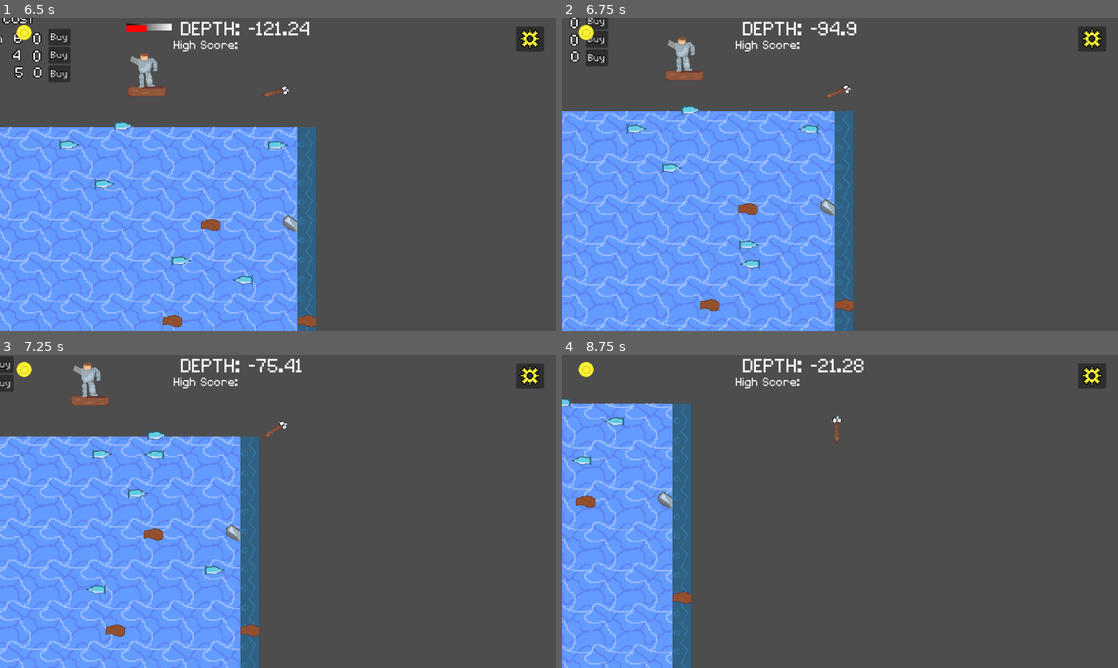
Above: before the commit, frames 1-4 (two rows, left to right).
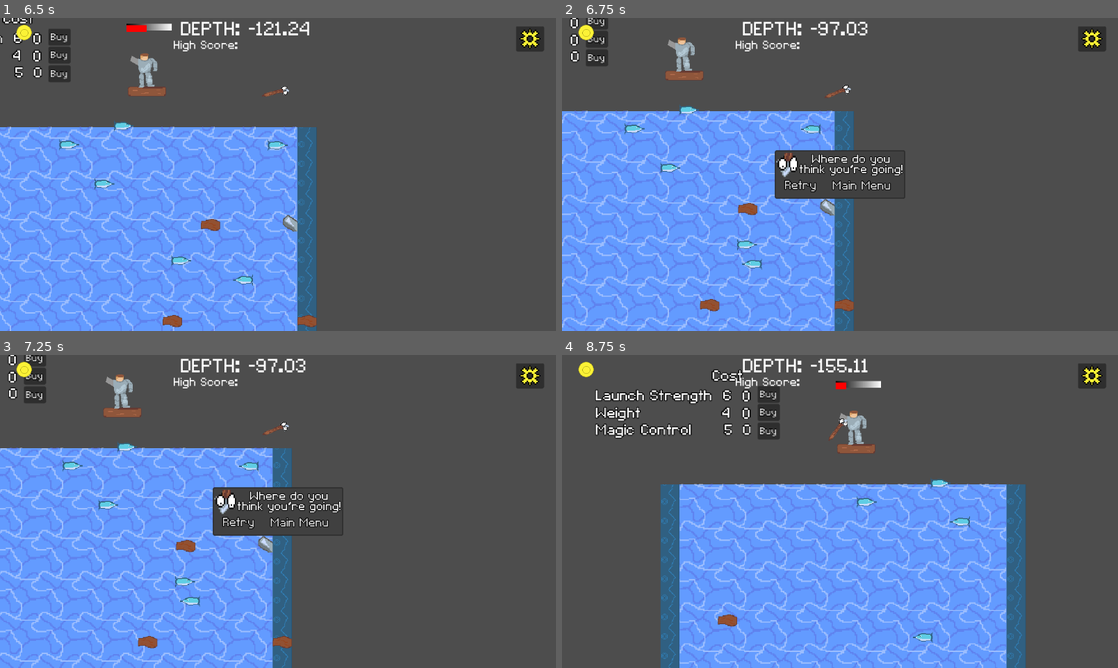
Above: after the commit, the same moments.

Repository: RylanSanders/LudumDare57
Game: Godot game, scene res://UI/MainMenu.tscn
Same seed, same stepped clock (60 frames per second), same inputs: the game is played once before the commit and once after it.
Inputs (mouse positions are in pixels of both pictures, inside the frame that each line leads up to):
- Up to frame 1 (6.5 s): click "Play Game" at 0.5 s; hold D (right) 1.28-2.03 s; tap Space (launch) every 0.75 s from 1.35 to 5.85 s; hold A (left) 2.03-2.78 s; hold D (right) 2.78-4.28 s; hold A (left) from 4.28 s (still down)
- Up to frame 2 (6.75 s): release A (left) at 6.53 s; hold D (right) from 6.53 s (still down); tap Space (launch) at 6.6 s
- Up to frame 3 (7.25 s): keep holding D (right)
- Up to frame 4 (8.75 s): release D (right) at 7.25 s; click (801, 524) at 7.25 s, where only the run after the commit has a clickable "Retry"; hold D (right) from 8.03 s (still down); tap Space (launch) at 8.1 s

Frame 1 is identical in both runs. In frame 2, 3.1% of the frame differs, in the area x 11-62%, y 1-81%; in frame 3, 18%; in frame 4, 57%, in the area x 0-84%, y 1-100%.

Commit message:
Last Minute Bug fix

Diff:
--- a/Main.tscn
+++ b/Main.tscn
@@ -6,6 +6,7 @@
 [ext_resource type="Script" uid="uid://g83xcn768ybc" path="res://map_controller.gd" id="2_fos0i"]
 [ext_resource type="Texture2D" uid="uid://cbq6qsjvf7wcr" path="res://RoughSpear.png" id="2_r0du0"]
 [ext_resource type="PackedScene" uid="uid://0m04bnj6k8lb" path="res://UI/DeathMenu.tscn" id="2_trn2v"]
+[ext_resource type="PackedScene" uid="uid://c1du07q4k75us" path="res://UI/OutOfBoundsDeathMenu.tscn" id="3_3b0ty"]
 [ext_resource type="PackedScene" uid="uid://dejtk5e1g0laj" path="res://UI/PauseMenu.tscn" id="3_5vvyt"]
 [ext_resource type="Script" uid="uid://b5rdjagi8vq3o" path="res://launch_power_bar.gd" id="4_cm0pq"]
 [ext_resource type="PackedScene" uid="uid://cvdb0k0qqems" path="res://MapSection1.tscn" id="5_fos0i"]
@@ -35,6 +36,12 @@
 gradient = SubResource("Gradient_5tuhn")
 width = 75
 
+[sub_resource type="RectangleShape2D" id="RectangleShape2D_devvj"]
+size = Vector2(33, 431)
+
+[sub_resource type="RectangleShape2D" id="RectangleShape2D_3b0ty"]
+size = Vector2(653, 20)
+
 [sub_resource type="ShaderMaterial" id="ShaderMaterial_trn2v"]
 
 [sub_resource type="TileSetAtlasSource" id="TileSetAtlasSource_3dxm6"]
@@ -69,6 +76,7 @@
 texture_filter = 1
 script = ExtResource("1_lgr22")
 death_menu = ExtResource("2_trn2v")
+out_of_bounds_death_menu = ExtResource("3_3b0ty")
 pause_menu = ExtResource("3_5vvyt")
 
 [node name="LaunchStrengthProgressBar" type="TextureProgressBar" parent="."]
@@ -85,6 +93,24 @@
 
 [node name="MapSection1" parent="." instance=ExtResource("5_fos0i")]
 
+[node name="bound1" type="Area2D" parent="MapSection1"]
+
+[node name="CollisionShape2D" type="CollisionShape2D" parent="MapSection1/bound1"]
+position = Vector2(294.5, -277.5)
+shape = SubResource("RectangleShape2D_devvj")
+
+[node name="bound2" type="Area2D" parent="MapSection1"]
+
+[node name="CollisionShape2D" type="CollisionShape2D" parent="MapSection1/bound2"]
+position = Vector2(-326, -279)
+shape = SubResource("RectangleShape2D_devvj")
+
+[node name="bound3" type="Area2D" parent="MapSection1"]
+
+[node name="CollisionShape2D" type="CollisionShape2D" parent="MapSection1/bound3"]
+position = Vector2(-16.5, -489)
+shape = SubResource("RectangleShape2D_3b0ty")
+
 [node name="MapController" type="Node2D" parent="."]
 script = ExtResource("2_fos0i")
 map_section_1 = ExtResource("5_fos0i")
--- /dev/null
+++ b/UI/OutOfBoundsDeathMenu.tscn
@@ -0,0 +1,51 @@
+[gd_scene load_steps=4 format=3 uid="uid://c1du07q4k75us"]
+
+[ext_resource type="Script" uid="uid://d255dc8qfp7rw" path="res://UI/death_menu.gd" id="1_qs2ei"]
+[ext_resource type="LabelSettings" uid="uid://dgubixnxviygg" path="res://textsettings.tres" id="2_0yuem"]
+[ext_resource type="Texture2D" uid="uid://lqh4umte2k3s" path="res://Obstacles/Sprites/Icon.png" id="3_0yuem"]
+
+[node name="DeathMenu" type="PopupMenu"]
+process_mode = 3
+size = Vector2i(270, 100)
+visible = true
+unfocusable = true
+script = ExtResource("1_qs2ei")
+
+[node name="Label" type="Label" parent="."]
+offset_left = 47.0
+offset_top = 3.0
+offset_right = 272.0
+offset_bottom = 102.0
+text = "Where do you think you're going!"
+label_settings = ExtResource("2_0yuem")
+horizontal_alignment = 1
+autowrap_mode = 2
+
+[node name="RetryButton" type="MenuButton" parent="."]
+offset_left = 17.0
+offset_top = 48.0
+offset_right = 91.0
+offset_bottom = 98.0
+theme_override_colors/font_outline_color = Color(0, 0, 0, 1)
+theme_override_constants/outline_size = 6
+theme_override_font_sizes/font_size = 30
+text = "Retry"
+
+[node name="MainMenuButton" type="MenuButton" parent="."]
+offset_left = 116.0
+offset_top = 54.0
+offset_right = 245.0
+offset_bottom = 94.0
+theme_override_colors/font_outline_color = Color(0, 0, 0, 1)
+theme_override_constants/outline_size = 6
+theme_override_font_sizes/font_size = 30
+text = "Main Menu"
+
+[node name="Icon" type="Sprite2D" parent="."]
+texture_filter = 1
+position = Vector2(26, 30)
+scale = Vector2(2.8125, 3.36667)
+texture = ExtResource("3_0yuem")
+
+[connection signal="pressed" from="RetryButton" to="." method="_on_retry_button_pressed"]
+[connection signal="pressed" from="MainMenuButton" to="." method="_on_main_menu_button_pressed"]
--- a/game_controller.gd
+++ b/game_controller.gd
@@ -3,6 +3,7 @@
 class_name game_controller
 
 @export var death_menu:PackedScene
+@export var out_of_bounds_death_menu:PackedScene
 @export var pause_menu:PackedScene
 @onready var spear:Node2D = get_node("Spear")
 @onready var depth_label:Label = get_node("CanvasLayer/DepthLabel")
@@ -25,6 +26,15 @@
 func game_over():
 	get_tree().paused=true
 	var new_death_menu :PopupMenu = death_menu.instantiate()
+	record_high_score()
+	new_death_menu.GameController=self
+	add_child(new_death_menu)
+
+	new_death_menu.popup_centered()
+
+func out_of_bounds():
+	get_tree().paused=true
+	var new_death_menu :PopupMenu = out_of_bounds_death_menu.instantiate()
 	record_high_score()
 	new_death_menu.GameController=self
 	add_child(new_death_menu)
--- a/spear.gd
+++ b/spear.gd
@@ -84,6 +84,8 @@
 		is_under_water = true
 		WaterSound.play()
 		gravity_scale = GRAVITY_SCALE
+	if area.name.begins_with("bound"):
+		GameController.out_of_bounds()
 
 
 var durabilityModifier = 1
Not shown, removed: Export/index.apple-touch-icon.png.import
Not shown, removed: Export/index.icon.png.import
Not shown, removed: Export/index.png.import
Not shown: 1 places in Main.tscn that only renumber resources
Binary file added: Obstacles/Scenes/Icon.png
Not shown, added: Obstacles/Scenes/Icon.png.import
Binary file added: Obstacles/Sprites/Icon.png
Not shown, added: Obstacles/Sprites/Icon.png.import
Not shown, changed: Export/index.audio.worklet.zip
Not shown, changed: Export/index.html
Not shown, changed: Export/index.pck
Not shown, added: Export/index.zip
